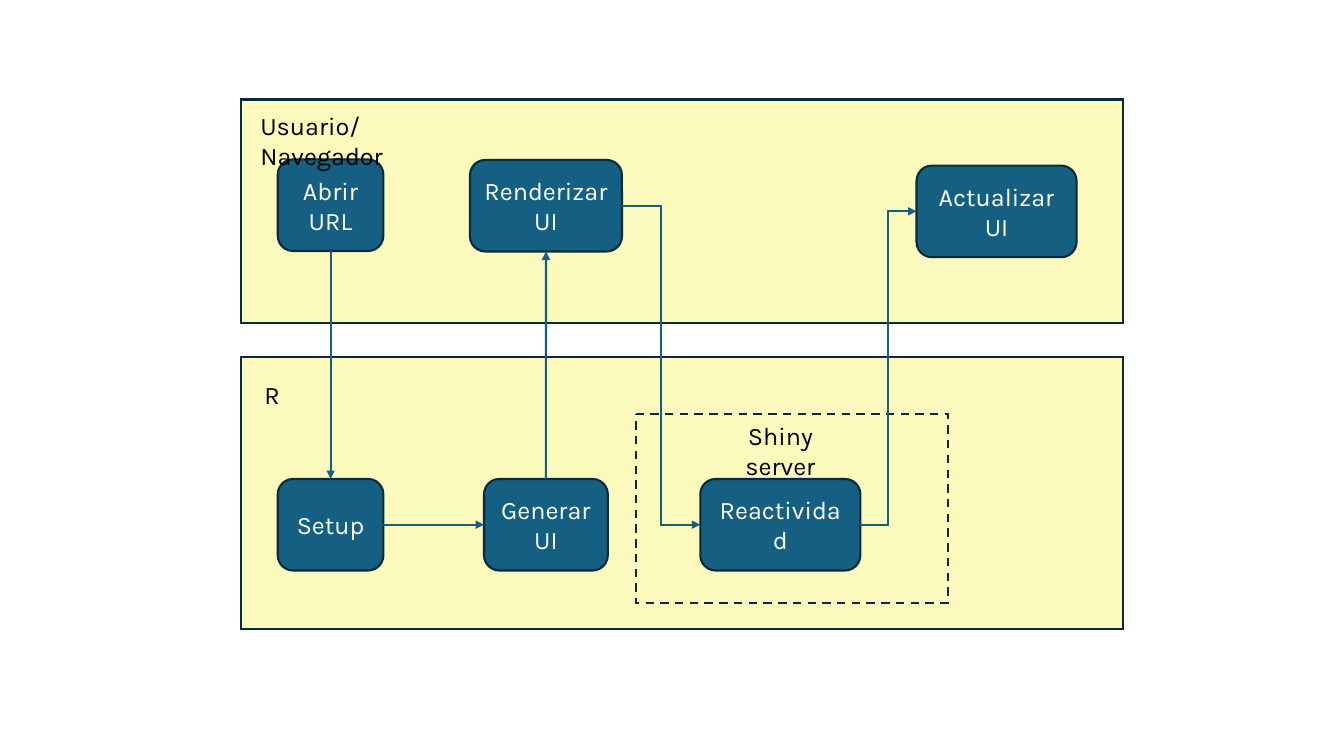
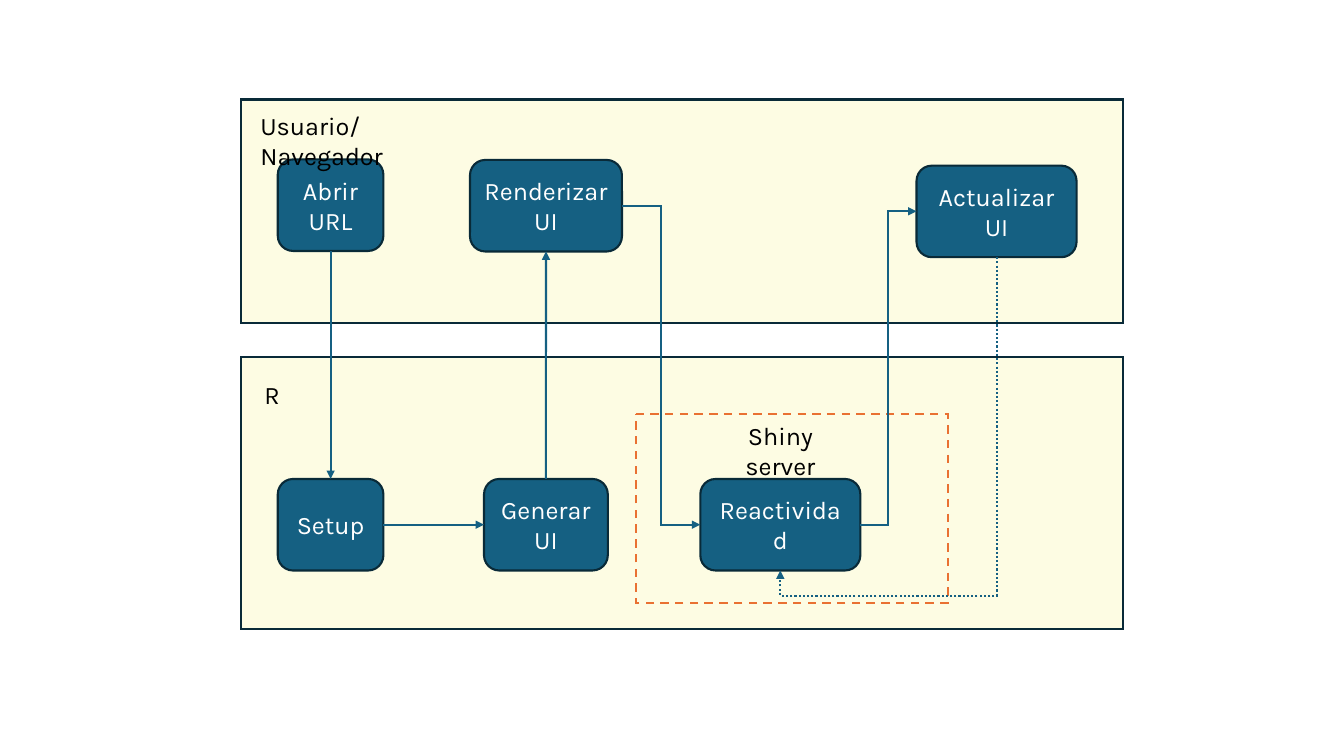
Before and after one commit to alearrigo/shinyconf-2025-workshop-performance, a slide deck: slide 1 of diagramas.pptx. Drawn at 1344x756 pixels with LibreOffice and Linux fonts; fonts in the diff are those of the drawing. Boxes give left, top, right and bottom in pixels: in the first picture for what was removed or moved away, otherwise in the second. Text is boxed around its words. In the diff, an @@ line names an element or a change of style, - is before the commit and + after.

```diff
--- a/diagramas.pptx
+++ b/diagramas.pptx
@@ rectangle at <box>241,100,1123,324</box>: fill #FBFABC to #FDFCE3 @@
@@ elbow arrow added from (997, 257) to (780, 571), #156082 1.5 pt dashed @@
@@ rectangle at <box>241,358,1123,629</box>: fill #FBFABC to #FDFCE3 @@
@@ rectangle at <box>636,413,949,603</box>: fill #FBFABC to #FDFCE3; outline #092A39 1.5 pt dashed to #E97132 1.5 pt dashed @@
```
Also in this commit, not shown: 1 other file.
